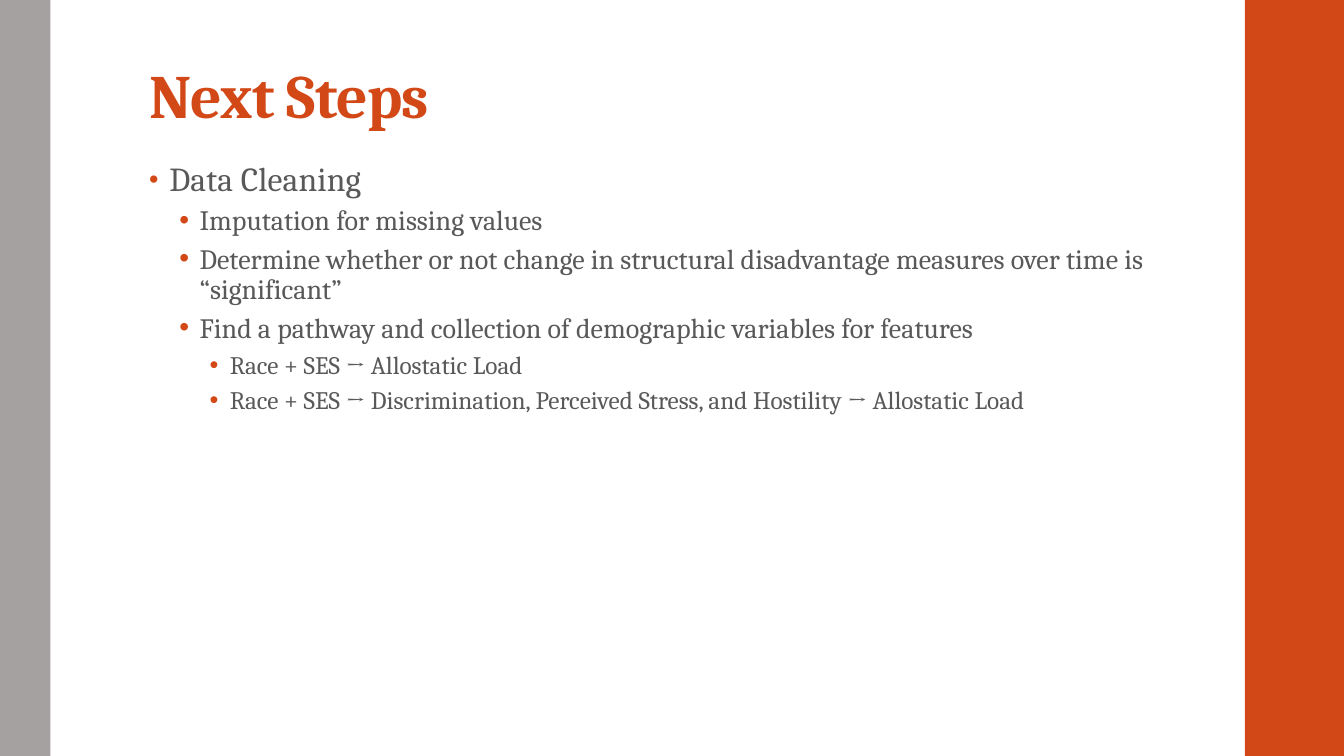
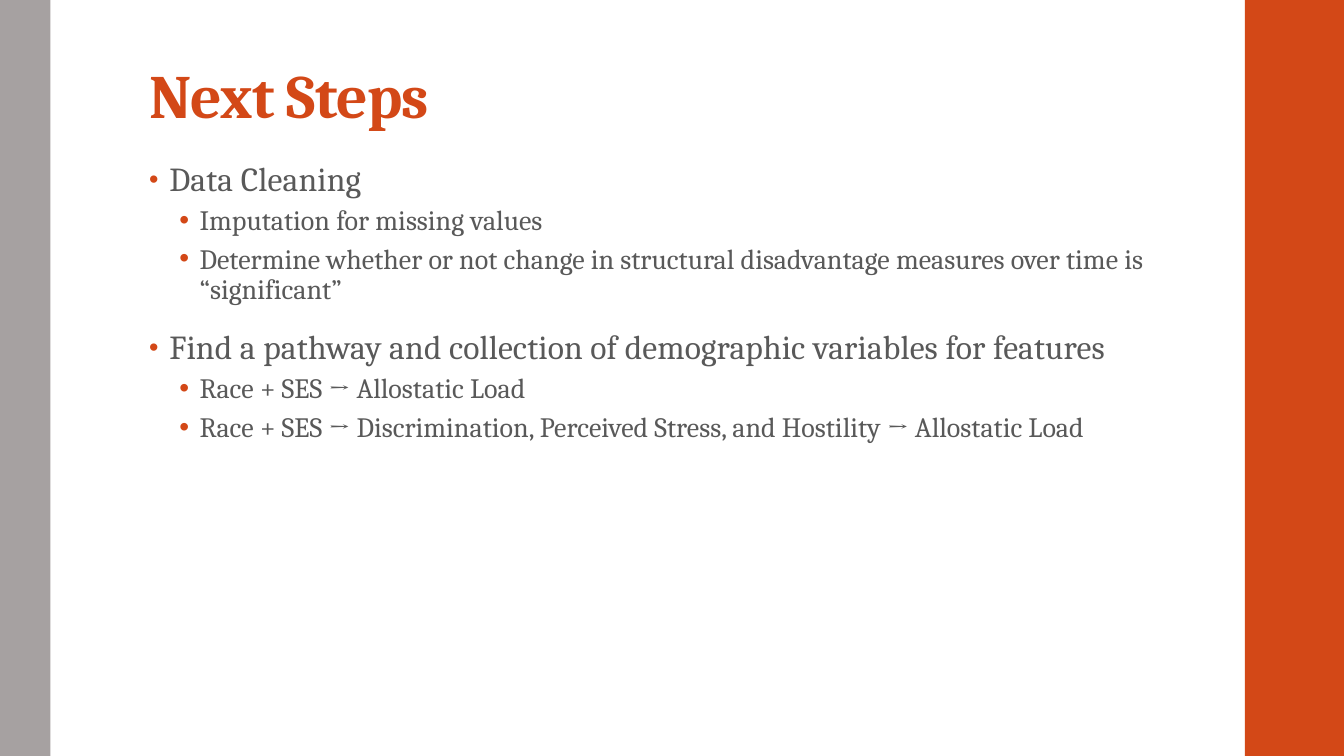
Before and after one commit to ckf2102/DAT7-Coursework, a slide deck: slide 7 of Project/20150713-Presentation.pptx. Drawn at 1344x756 pixels with LibreOffice and Linux fonts; fonts in the diff are those of the drawing. Boxes give left, top, right and bottom in pixels: in the first picture for what was removed or moved away, otherwise in the second. Text is boxed around its words. In the diff, an @@ line names an element or a change of style, - is before the commit and + after.

```diff
--- a/Project/20150713-Presentation.pptx
+++ b/Project/20150713-Presentation.pptx
@@ text at (169,335,1105,443): size 20 to 24 pt, letter spacing 0 to 0.1 pt in "Find a pathway and collection of demographic ..."; size 18 to 20 pt in "Race + SES → Allostatic Load", "Race + SES → Discrimination, Perceived Stress, ..."; list level 2 to 1 in "Find a pathway and collection ..."; line spacing 0.9 to 0.95; list level 3 to 2 in "Race + SES → Allostatic ..."; list level 3 to 2 in "Race + SES → Discrimination, ..." @@
```
Also in this commit, not shown: 1 other file.
